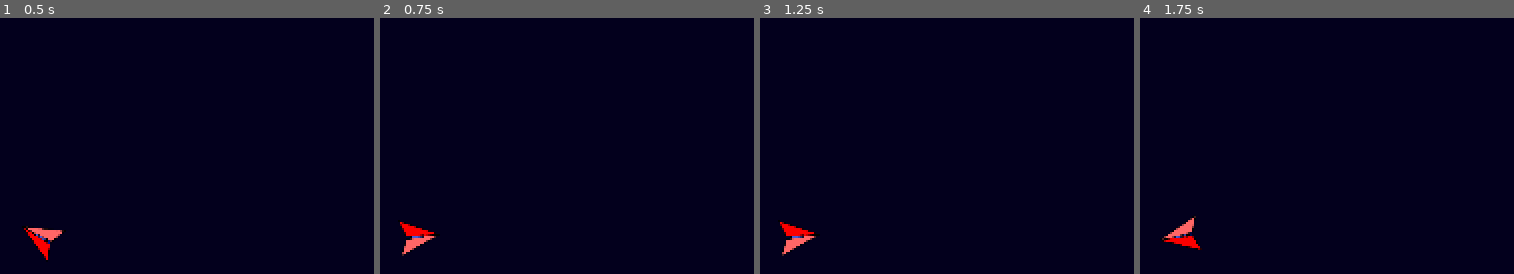
Above: before the commit, frames 1-4 (left to right).
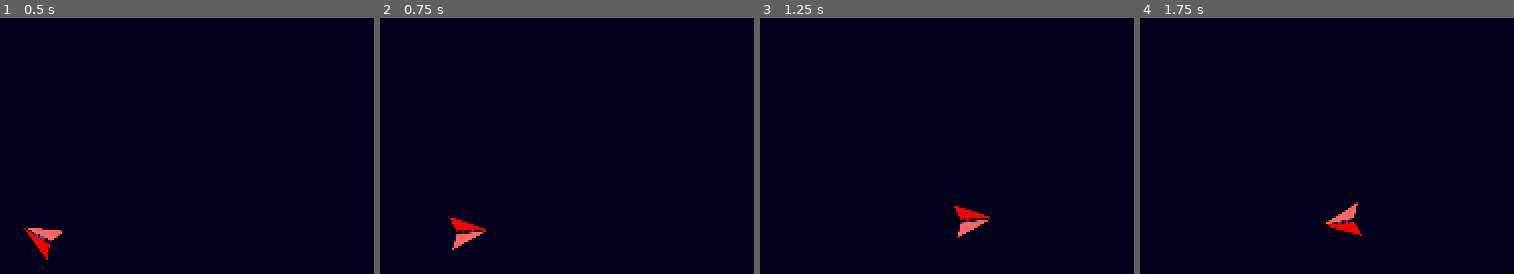
Above: after the commit, the same moments.

Repository: AaronFacoline/ArcticGameJam-2022-08
Game: Godot game, scene res://World.tscn
Two runs of this game, one before a commit and one after it. Both use one fixed random seed, a clock stepped at 60 frames per second and the inputs below. This scene is started directly instead of the project's main scene.
Inputs (mouse positions are in pixels of both pictures, inside the frame that each line leads up to):
- Up to frame 1 (0.5 s): no input
- Up to frame 2 (0.75 s): tap Enter at 0.5 s; move the mouse to (outside the picture) at 0.52 s; hold Space (move, bound only after the commit) from 0.53 s (still down)
- Up to frame 3 (1.25 s): keep holding Space (move, bound only after the commit)
- Up to frame 4 (1.75 s): move the mouse to (outside the picture) at 1.27 s; release Space (move, bound only after the commit) at 1.28 s; tap Space (move, bound only after the commit) at 1.35 s

Frame 1 is identical in both runs. In frame 2, 1.2% of the frame differs, in the area x 4-29%, y 77-93%; in frame 3, 1.2%, in the area x 4-63%, y 72-93%; in frame 4, 1.2%.

Commit message:
player basic movement

Diff:
--- a/SpaceGame/characters/player/Player.gd
+++ b/SpaceGame/characters/player/Player.gd
@@ -1,19 +1,27 @@
 extends KinematicBody2D
+
+var inputVector : Vector2
+var velocity : Vector2
+
+var moving = false
+var destination = Vector2()
+
+export (int) var acceleration = 200
+
+func _unhandled_input(event):
+	if(event.is_action_pressed("move")):
+		moving = true
+		destination = get_global_mouse_position()
+	if(event.is_action_released("move")):
+		moving = false
+func _physics_process(delta):
+	if(moving):
+		velocity = position.direction_to(get_global_mouse_position()) * acceleration
+	else:
+		velocity = velocity * 0
+
+	move_and_slide(velocity)
+
 
 func _process(delta):
 	look_at(get_global_mouse_position())
-
-
-# Declare member variables here. Examples:
-# var a = 2
-# var b = "text"
-
-
-# Called when the node enters the scene tree for the first time.
-func _ready():
-	pass # Replace with function body.
-
-
-# Called every frame. 'delta' is the elapsed time since the previous frame.
-#func _process(delta):
-#	pass
--- a/SpaceGame/project.godot
+++ b/SpaceGame/project.godot
@@ -26,6 +26,19 @@
 
 common/drop_mouse_on_gui_input_disabled=true
 
+[input]
+
+move={
+"deadzone": 0.5,
+"events": [ Object(InputEventKey,"resource_local_to_scene":false,"resource_name":"","device":0,"alt":false,"shift":false,"control":false,"meta":false,"command":false,"pressed":false,"scancode":32,"physical_scancode":0,"unicode":0,"echo":false,"script":null)
+ ]
+}
+shoot={
+"deadzone": 0.5,
+"events": [ Object(InputEventKey,"resource_local_to_scene":false,"resource_name":"","device":0,"alt":false,"shift":false,"control":false,"meta":false,"command":false,"pressed":false,"scancode":32,"physical_scancode":0,"unicode":0,"echo":false,"script":null)
+ ]
+}
+
 [physics]
 
 common/enable_pause_aware_picking=true
Binary file added: SpaceGame/assets/Sprite-0001.aseprite
Binary file added: SpaceGame/assets/playermove.png
Not shown, added: SpaceGame/assets/playermove.png.import
